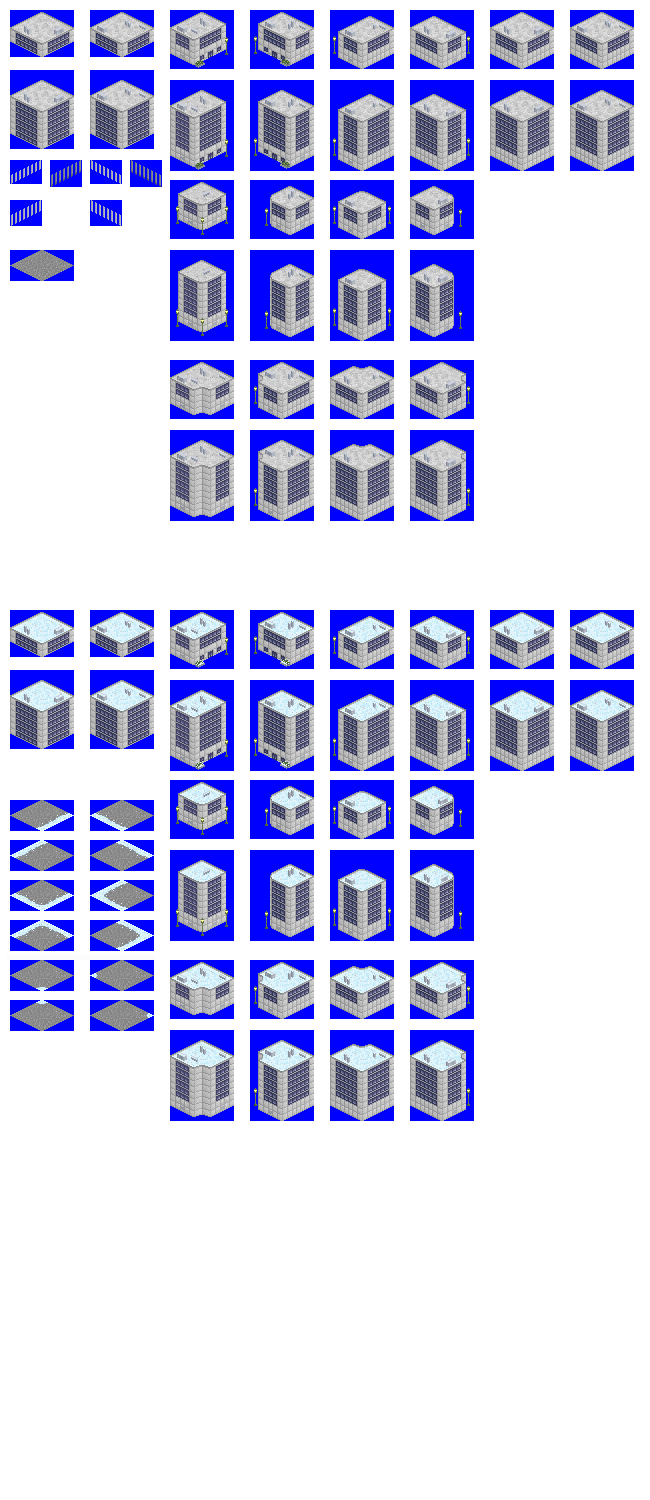
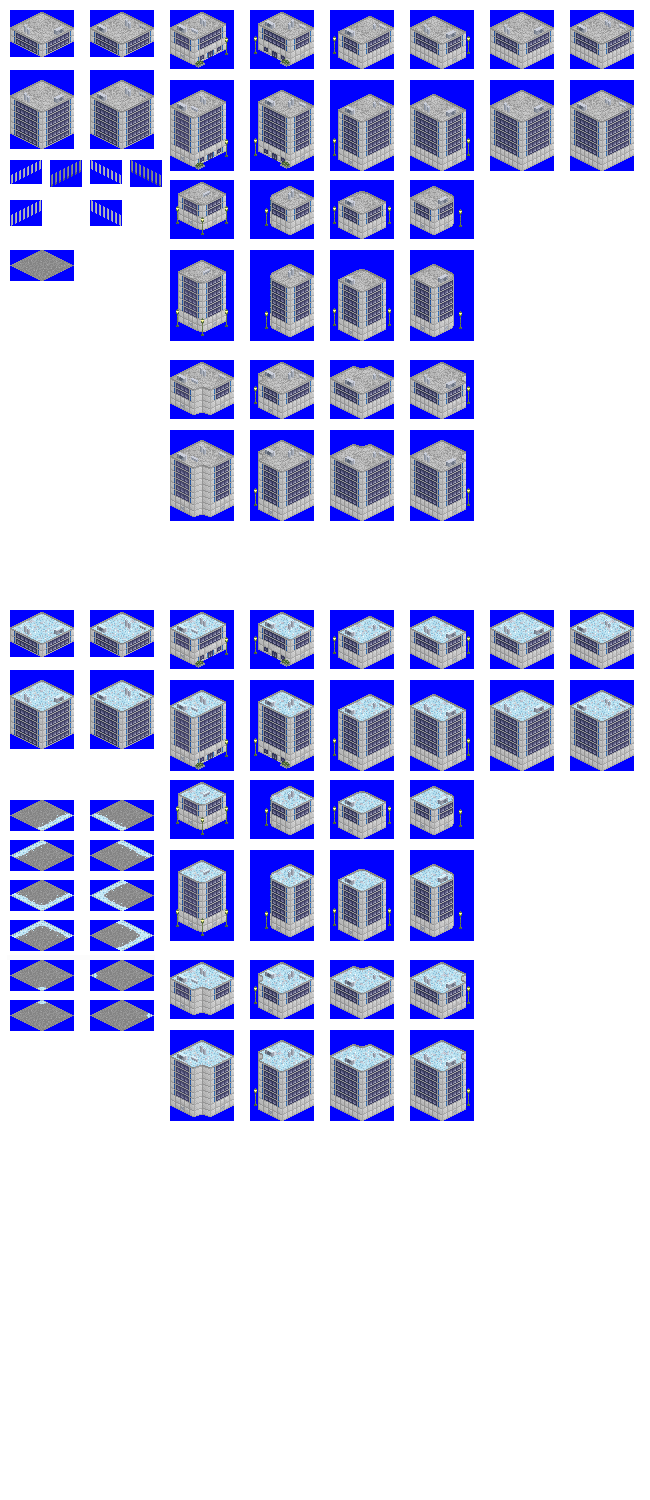
Comparing the layer stacks of the two 650 × 1500 images. Changes:
added layer "snow_facil" above "facil" over [24, 616, 626, 1062]
added layer "facil" above "snow" over [24, 16, 626, 1067]
painted on "snow" over [10, 614, 632, 1071]
added layer "roof" above "new_graphic" over [12, 14, 632, 1071]
painted on "new_graphic" over [12, 13, 634, 1107]
